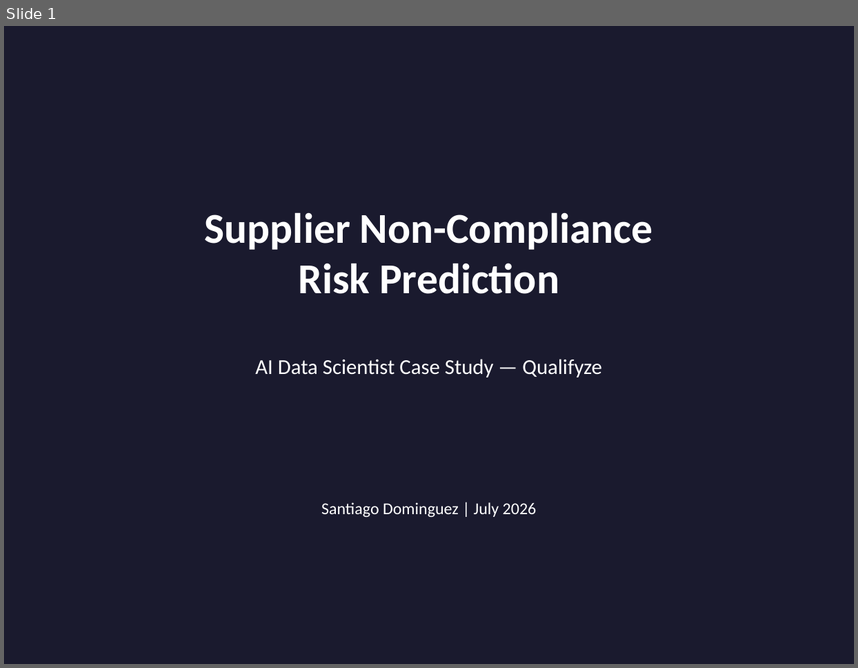
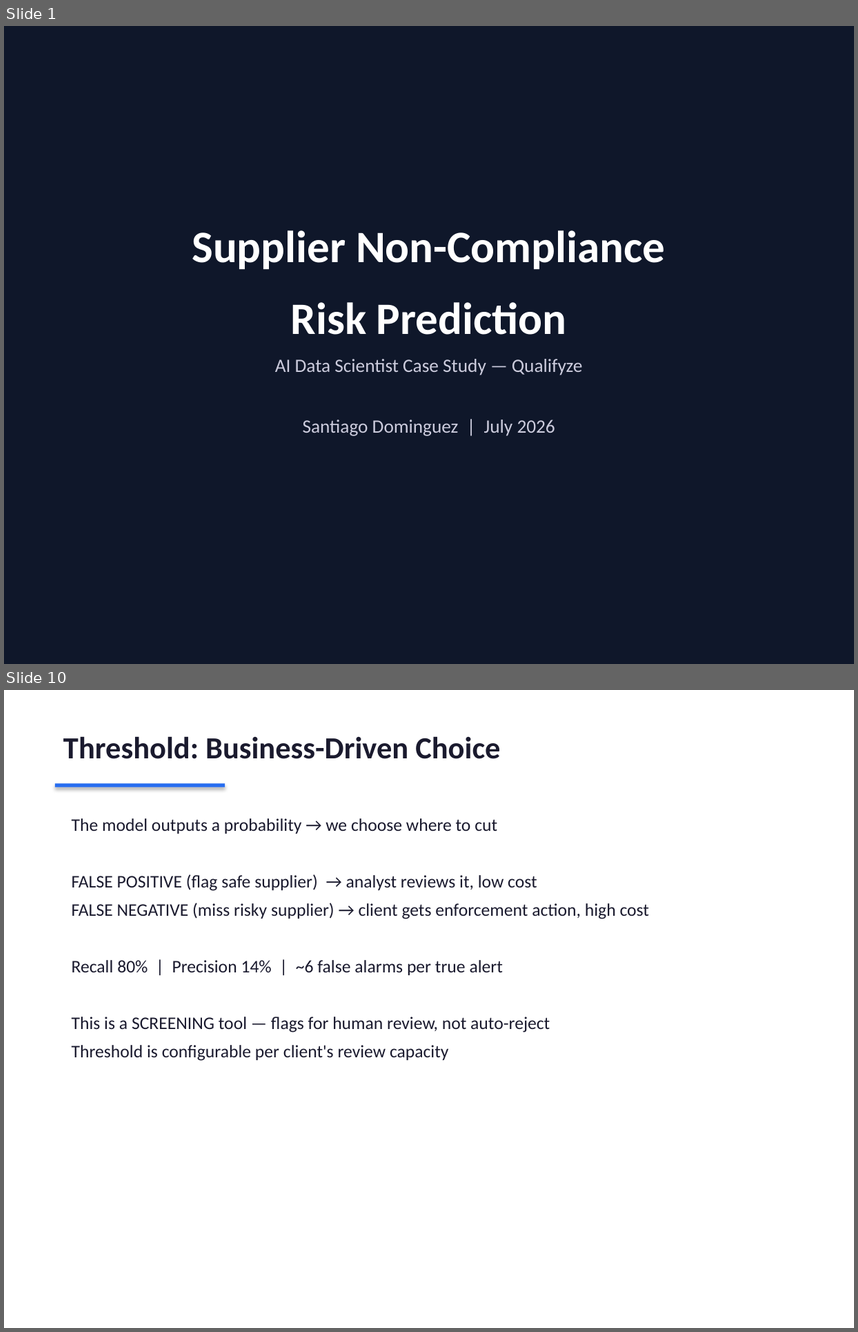
Before and after one commit to santiago-dc/qualifyze-case-study, a slide deck: reports/presentation.pptx. Shown one above the other, each under a label of ours: slide 1 before the commit, slides 1 and 10 after it; the slides between them are not shown. The pictures are 858x668 and 858x1332 pixels, drawn with LibreOffice and Linux fonts; fonts in the diff are those of the drawing. Boxes give left, top, right and bottom in pixels: in the first picture for what was removed or moved away, otherwise in the second. Text is boxed around its words. In the diff, an @@ line names an element or a change of style, - is before the commit and + after.

Commit message:
Update docs and improve presentation design (#3)

```diff
--- a/reports/presentation.pptx
+++ b/reports/presentation.pptx
@@ slide 10 added at [4,690,854,1328], background #FFFFFF @@
@@ text added at [63,736,500,759], 26 pt, text #1A1A2E, bold @@
+Threshold: Business-Driven Choice
@@ rectangle added at [55,784,225,787], fill #266DF0 @@
@@ text added at [72,818,650,1061], 15 pt, text #1A1A2E @@
+The model outputs a probability → we choose where to cut
+FALSE POSITIVE (flag safe supplier) → analyst reviews it, low cost
+FALSE NEGATIVE (miss risky supplier) → client gets enforcement action, high cost
+Recall 80% | Precision 14% | ~6 false alarms per true alert
+This is a SCREENING tool — flags for human review, not auto-reject
+Threshold is configurable per client's review capacity
@@ slide 1 changed as well @@
@@ background #1A1A2E to #0F172A @@
@@ text at [192,230,665,334]: text changed; size 36 to 38 pt @@
-Supplier Non-Compliance
-Risk Prediction
+Supplier Non-Compliance
+Risk Prediction
@@ text at [275,359,583,375]: size 18 to 16 pt, text colour #FFFFFF to #CCCCDD in "AI Data Scientist Case Study — Qualifyze"; more space between paragraphs @@
@@ text at [303,419,555,436]: paragraph added @@
+Santiago Dominguez | July 2026
@@ text removed at [321,502,537,517] @@
-Santiago Dominguez | July 2026
```
Also in this commit, not shown: 4 other slides changed, 12 other slides added, 10 slides removed, 3 other files.
